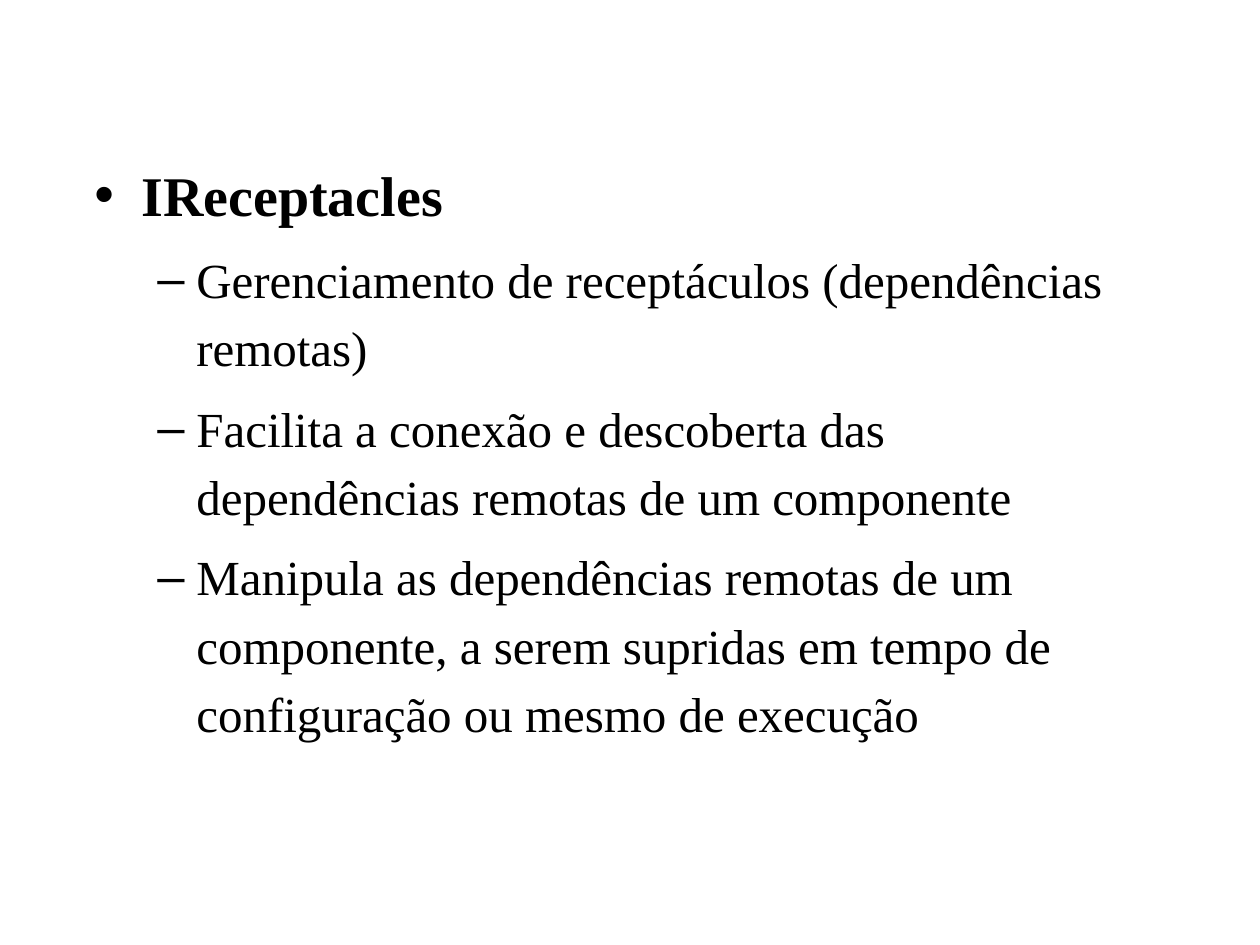
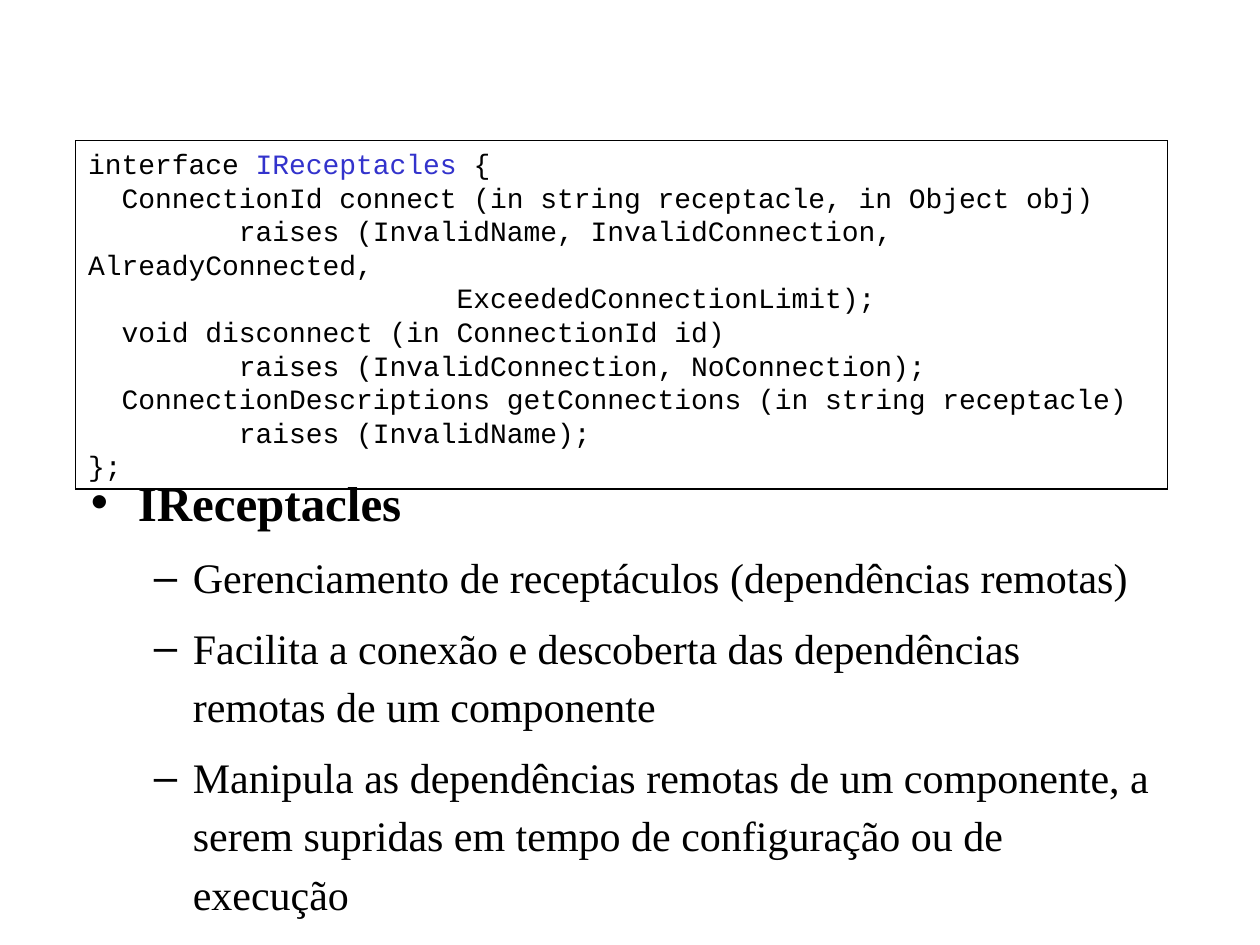
Before and after one commit to amadeubarbosa/openbus-core, a slide deck: slide 23 of docs/cursos/developer/7.SCS.ppt (slide 13 before the commit). Drawn at 1260x945 pixels with LibreOffice and Linux fonts; fonts in the diff are those of the drawing; background and template pictures are left out. Boxes give left, top, right and bottom in pixels: in the first picture for what was removed or moved away, otherwise in the second. Text is boxed around its words. In the diff, an @@ line names an element or a change of style, - is before the commit and + after.

```diff
--- a/docs/cursos/developer/7.SCS.ppt
+++ b/docs/cursos/developer/7.SCS.ppt
@@ rectangle added at bbox=[76, 140, 1168, 489], outline #000000 0.74 pt, 16 pt, text #000000 @@
+interface IReceptacles {
+ConnectionId connect (in string receptacle, in Object obj)
+raises (InvalidName, InvalidConnection, AlreadyConnected,
+ExceededConnectionLimit);
+void disconnect (in ConnectionId id)
+raises (InvalidConnection, NoConnection);
+ConnectionDescriptions getConnections (in string receptacle)
+raises (InvalidName);
+};
@@ text "IReceptacles": place and size @@
-text "IReceptacles" at bbox=[141, 177, 1102, 742]
+text "IReceptacles" at bbox=[138, 487, 1149, 919]
@@ text at bbox=[138, 487, 1128, 731]: size 32 to 28 pt in "IReceptacles"; size 28 to 24 pt in "Gerenciamento de receptáculos (dependências remotas)", "Facilita a conexão e descoberta das dependências ..." @@
@@ text at bbox=[193, 763, 1149, 919]: text changed; size 28 to 24 pt @@
-  – Manipula as dependências remotas de um componente, a serem supridas em tempo de configuração ou mesmo de execução
+  – Manipula as dependências remotas de um componente, a serem supridas em tempo de configuração ou de execução
```
Also in this commit, not shown: 9 other slides changed, 17 slides added, 2 slides removed, 36 other files.
